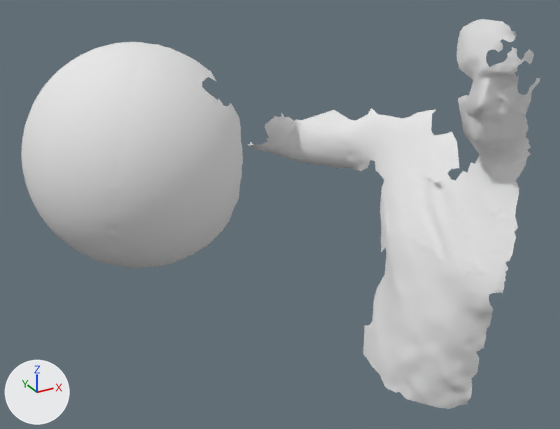
The OBJ model res/tangential2/LargeSphere_tangential_02.000042.obj, before and after one commit.
Before and after are seen from a camera (50 mm lens) standing at (-215.0, -1117.0, 403.0) and looking at (384.0, -29.0, -141.0). Every picture has the same lights, and +X, +Y and +Z are marked at lower left. Where no turn or scale is listed for an object, it has been applied to the vertices.

Before the edit, the objects in view are built like this:
```python
me_largesphere_tangential_02_000042 = bpy.data.meshes.new('LargeSphere_tangential_02.000042')
me_largesphere_tangential_02_000042.from_pydata(...)  # 12092 vertices, 23810 faces; spans x -55.0..784.0, y -316.0..268.0, z -512.0..208.0
me_largesphere_tangential_02_000042.materials.append(mat_largesphere_tangential_02_000042)  # white #e7e7e7
ob_largesphere_tangential_02_000042 = bpy.data.objects.new('LargeSphere_tangential_02.000042', me_largesphere_tangential_02_000042)
ob_largesphere_tangential_02_000042.location = (0.0, 0.0, 0.0)
```
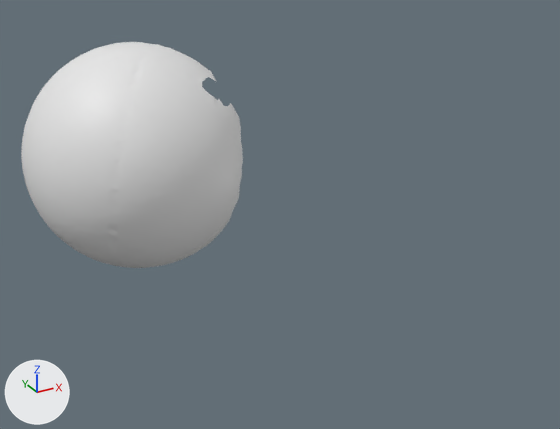
Diff of the bpy script that builds the scene:
```diff
--- a/res/tangential2/LargeSphere_tangential_02.000042.obj.py
+++ b/res/tangential2/LargeSphere_tangential_02.000042.obj.py
@@ me_largesphere_tangential_02_000042 @@
 me_largesphere_tangential_02_000042.from_pydata(...)  # 12092 vertices, 23810 faces; spans x -55.0..784.0, y -316.0..268.0, z -512.0..208.0
 # used by ob_largesphere_tangential_02_000042; location = (0.0, 0.0, 0.0)
-me_largesphere_tangential_02_000042.materials.append(mat_largesphere_tangential_02_000042)  # white #e7e7e7
+# me_largesphere_tangential_02_000042 part 1: the loose piece of 4718 vertices spanning x 452.0..784.0, y -283.0..268.0, z -512.0..194.0 is deleted
```

What differs and where, as boxes [x1, y1, x2, y2] in the pictures (560 x 429 px):
'LargeSphere_tangential_02.000042', reshaped (57% narrower, 42% shorter)
    before: [21, 19, 540, 409]
    after: [21, 42, 243, 268]
part 1 of me_largesphere_tangential_02_000042, deleted
    before: [248, 19, 540, 409]
